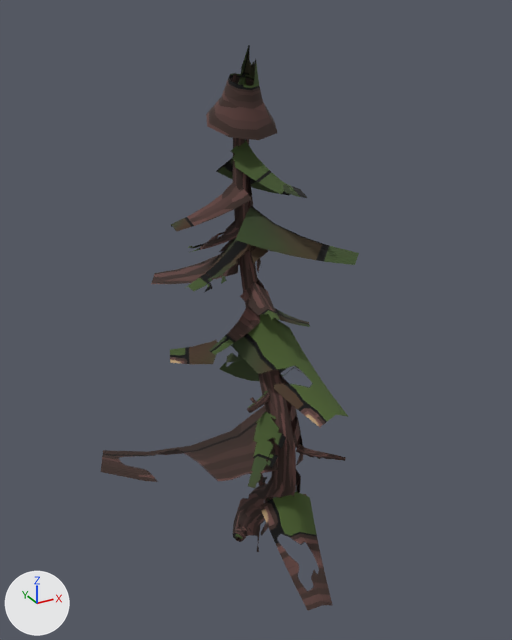
The FBX model Assets/.Content/Graphics/Models/PineTree/Export/PineTree.fbx, before and after one commit.
One viewpoint serves both versions: a 50 mm camera at (-20.4, -37.9, 38.1) aimed at (-0.4, -1.5, 19.9). The lights are fixed; the arrows at lower left show +X, +Y and +Z. The picture after the commit comes second.

Names of what the first picture shows: 'PineTree'.
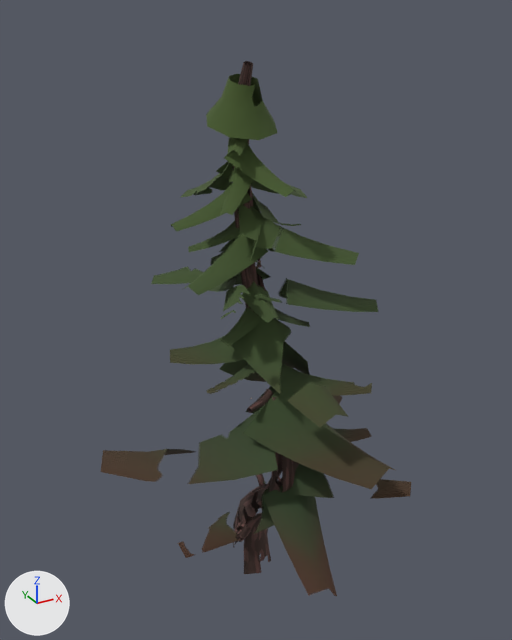
What differs and where, as boxes [x1, y1, x2, y2] in the pictures (512 x 640 px; the box of a moved part takes in the faces that stretch with it):
'PineTree', reshaped (20% wider): before [101, 45, 359, 611]; after [101, 61, 411, 596]
part 1 of me_cylinder_005, moved or reshaped: before [260, 491, 332, 611]; after [262, 486, 337, 596]
part 2 of me_cylinder_005, added (green): after [255, 278, 379, 312]
part 3 of me_cylinder_005, added: after [292, 464, 411, 499]
part 4 of me_cylinder_005, added (brown): after [178, 482, 274, 558]
part 5 of me_cylinder_005, added: after [243, 381, 395, 489]
part 6 of me_cylinder_005, added (mostly hidden): after [245, 386, 342, 413]
part 7 of me_cylinder_005, added: after [249, 189, 301, 226]
part 8 of me_cylinder_005, added: after [221, 261, 262, 319]
part 9 of me_cylinder_005, added (green): after [220, 167, 253, 215]
part 10 of me_cylinder_005, added (green): after [238, 205, 262, 261]
part 11 of me_cylinder_005, added: after [209, 268, 271, 292]
part 12 of me_cylinder_005, added: after [275, 363, 372, 396]
part 13 of me_cylinder_005, added (green): after [181, 162, 232, 197]
part 14 of me_cylinder_005, added: after [206, 363, 256, 394]
part 15 of me_cylinder_005, added: after [227, 137, 249, 156]
part 16 of me_cylinder_005, surface changed: before [102, 45, 348, 552]; after [102, 61, 372, 574]

The change, as a list of edits to the scene's bpy script:
```text
Change me_cylinder_005:
    remove me_cylinder_005.from_pydata(...)  # 667 vertices, 476 faces; spans x -10.2..6.7, y -11.8..7.5, z -1.0..37.1
    add me_cylinder_005.from_pydata(...)  # 937 vertices, 620 faces; spans x -10.2..8.7, y -12.0..7.5, z -1.0..37.1
    me_cylinder_005 part 1: the loose piece of 15 vertices spanning x -2.3..1.8, y -11.8..-4.4, z 5.0..9.4 is moved by (0.1, -0.3, 0.9)
    me_cylinder_005 part 2: the loose piece of 15 vertices spanning x 0.0..3.6, y -2.1..-0.3, z 18.6..21.1 is copied, and the copy is multiplied about its middle by the matrix ((2.24, 0.583, -0.507), (-0.527, 2.29, 0.305), (0.565, -0.176, 2.295)), then moved by (2.2, -0.2, 1.4); it spans x -0.9..8.3, y -4.5..1.6, z 19.4..23.3
    me_cylinder_005 part 3: the loose piece of 15 vertices spanning x 0.6..6.7, y -6.3..-3.5, z 10.8..13.9 is copied, and the copy is multiplied about its middle by the matrix ((0.884, 0.754, -0.403), (-0.805, 0.929, -0.028), (0.288, 0.284, 1.162)), then moved by (-0.7, -2.9, -1.8); it spans x -0.8..6.7, y -10.5..-4.0, z 9.6..11.8
    me_cylinder_005 part 4: the loose piece of 15 vertices spanning x -2.3..1.8, y -11.8..-4.4, z 5.0..9.4 is copied, and the copy is multiplied about its middle by the matrix ((0.251, 0.943, 0.22), (-0.948, 0.285, -0.14), (-0.194, -0.173, 0.966)), then moved by (-3.0, 3.7, 0.1); it spans x -7.4..0.2, y -5.5..-2.0, z 5.9..9.0
    me_cylinder_005 part 5: the loose piece of 15 vertices spanning x -2.8..5.9, y -4.7..2.9, z 12.4..19.4 is copied, and the copy is multiplied about its middle by the matrix ((-0.492, 0.811, -0.316), (-0.845, -0.359, 0.396), (0.208, 0.462, 0.862)), then moved by (-0.7, -5.6, -2.1); it spans x -2.9..3.8, y -12.0..-2.5, z 12.8..16.6
    me_cylinder_005 part 6: the loose piece of 15 vertices spanning x -10.2..2.3, y -7.1..4.7, z 8.8..15.0 is copied, and the copy is multiplied about its middle by the matrix ((-0.094, 0.798, -0.054), (-0.768, -0.075, 0.23), (0.223, 0.078, 0.77)), then moved by (7.4, 0.1, 1.5); it spans x -1.5..8.7, y -5.9..2.7, z 10.1..16.3
    me_cylinder_005 part 7: the loose piece of 15 vertices spanning x -1.7..3.3, y -0.8..5.6, z 23.0..25.7 is copied, and the copy is multiplied about its middle by the matrix ((0.779, 0.615, 0.124), (-0.627, 0.771, 0.116), (-0.024, -0.168, 0.985)), then moved by (1.2, -0.4, 1.9); it spans x -1.0..5.2, y -0.9..3.7, z 24.4..27.9
    me_cylinder_005 part 8: the loose piece of 15 vertices spanning x -1.2..0.8, y -4.6..-0.6, z 21.0..22.3 is copied, and the copy is multiplied about its middle by the matrix ((1.594, 0.819, 0.167), (-0.832, 1.589, 0.147), (-0.081, -0.208, 1.786)), then moved by (-1.3, -0.4, 1.3); it spans x -4.7..1.4, y -6.1..0.8, z 21.9..23.8
    me_cylinder_005 part 9: the loose piece of 15 vertices spanning x -4.7..0.3, y -0.2..2.2, z 25.7..28.5 is copied, and the copy is multiplied about its middle by the matrix ((0.52, -0.53, -0.164), (0.544, 0.531, 0.007), (0.11, -0.122, 0.742)), then moved by (1.2, -1.1, 1.1); it spans x -2.5..0.7, y -1.5..1.8, z 26.9..29.5
    me_cylinder_005 part 10: the loose piece of 15 vertices spanning x -1.4..5.9, y -4.6..2.1, z 23.7..26.9 is copied, and the copy is multiplied about its middle by the matrix ((0.08, 0.646, -0.122), (-0.655, 0.087, 0.034), (0.049, 0.117, 0.65)), then moved by (-3.4, 0.1, 0.7); it spans x -2.9..0.9, y -3.8..1.2, z 24.6..27.1
    me_cylinder_005 part 11: the loose piece of 15 vertices spanning x -2.1..2.4, y -1.6..7.5, z 16.2..22.5 is copied, and the copy is multiplied about its middle by the matrix ((0.637, 0.052, 0.055), (-0.047, 0.636, -0.063), (-0.059, 0.058, 0.636)), then moved by (0.0, -0.5, 2.1); it spans x -1.4..1.5, y -0.3..5.6, z 19.7..23.3
    me_cylinder_005 part 12: the loose piece of 15 vertices spanning x 0.6..6.7, y -6.3..-3.5, z 10.8..13.9 is copied, and the copy is multiplied about its middle by the matrix ((0.77, 0.58, -0.268), (-0.596, 0.803, 0.025), (0.23, 0.14, 0.963)), then moved by (-1.1, 0.1, 4.0); it spans x -0.5..5.7, y -6.9..-1.9, z 15.4..17.3
    me_cylinder_005 part 13: the loose piece of 15 vertices spanning x -3.1..0.5, y -0.1..3.1, z 23.7..26.0 is copied, and the copy is multiplied about its middle by the matrix ((1.227, 1.2, 0.11), (-1.2, 1.231, -0.039), (-0.106, -0.049, 1.716)), then moved by (0.7, 1.9, 3.1); it spans x -1.8..1.4, y 0.7..7.2, z 26.0..29.8
    me_cylinder_005 part 14: the loose piece of 15 vertices spanning x -4.0..-0.3, y -2.4..-0.4, z 18.5..20.9 is copied, and the copy is multiplied about its middle by the matrix ((0.934, 0.375, 0.167), (-0.409, 0.882, 0.309), (-0.031, -0.35, 0.958)), then moved by (-0.1, -0.5, -3.0); it spans x -4.3..-0.3, y -3.3..-1.6, z 15.7..17.7
    me_cylinder_005 part 15: the loose piece of 15 vertices spanning x -3.1..0.5, y -0.1..3.1, z 23.7..26.0 is copied, and the copy is turned 91.2 degrees about the z axis through its middle and scaled by 0.797, then moved by (0.6, -1.5, 6.3); it spans x -2.0..0.5, y -1.4..1.4, z 30.2..32.0
    me_cylinder_005 part 16: 468 kept faces spanning x -10.2..6.7, y -10.2..7.5, z -1.0..37.1 get new texture (UV) coordinates
    other edits to the shape of me_cylinder_005 do not show in these pictures
```
